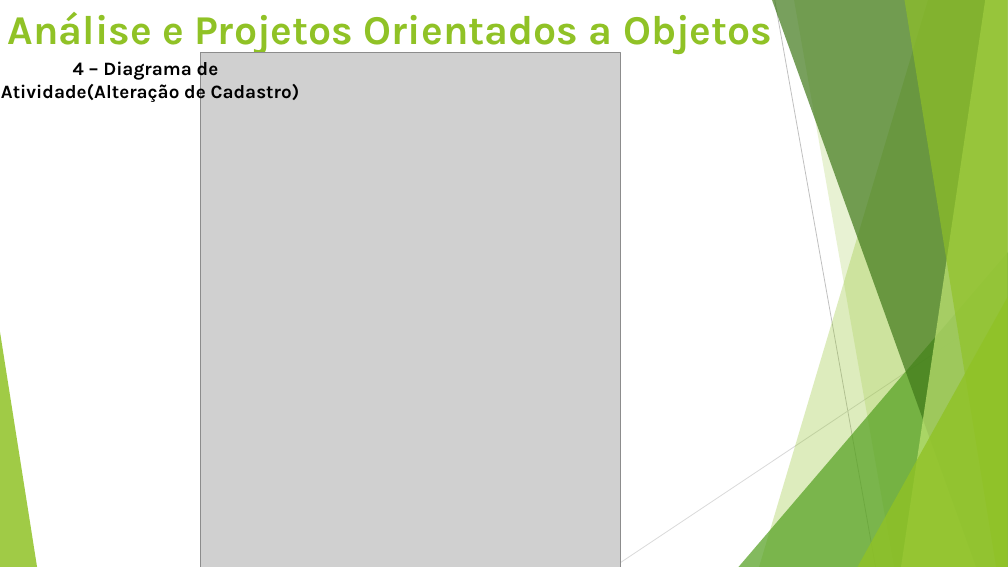
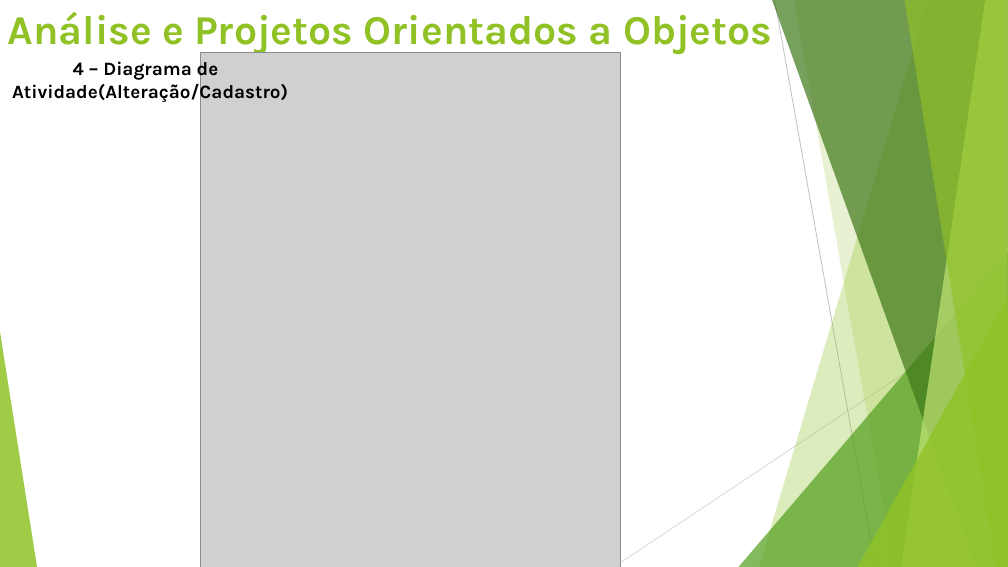
Before and after one commit to GabrielVictorino97/TrabalhoDiagramas, a slide deck: slide 8 of Apresentação.pptx (slide 7 before the commit). Drawn at 1008x567 pixels with LibreOffice and Linux fonts; fonts in the diff are those of the drawing; grey boxes stand for pictures. Boxes give left, top, right and bottom in pixels: in the first picture for what was removed or moved away, otherwise in the second. Text is boxed around its words. In the diff, an @@ line names an element or a change of style, - is before the commit and + after.

```diff
--- a/Apresentação.pptx
+++ b/Apresentação.pptx
@@ text at (12, 81, 288, 104): text changed @@
-Atividade(Alteração de Cadastro)
+Atividade(Alteração/Cadastro)
```
Also in this commit, not shown: 2 other slides changed, 1 slide added.
